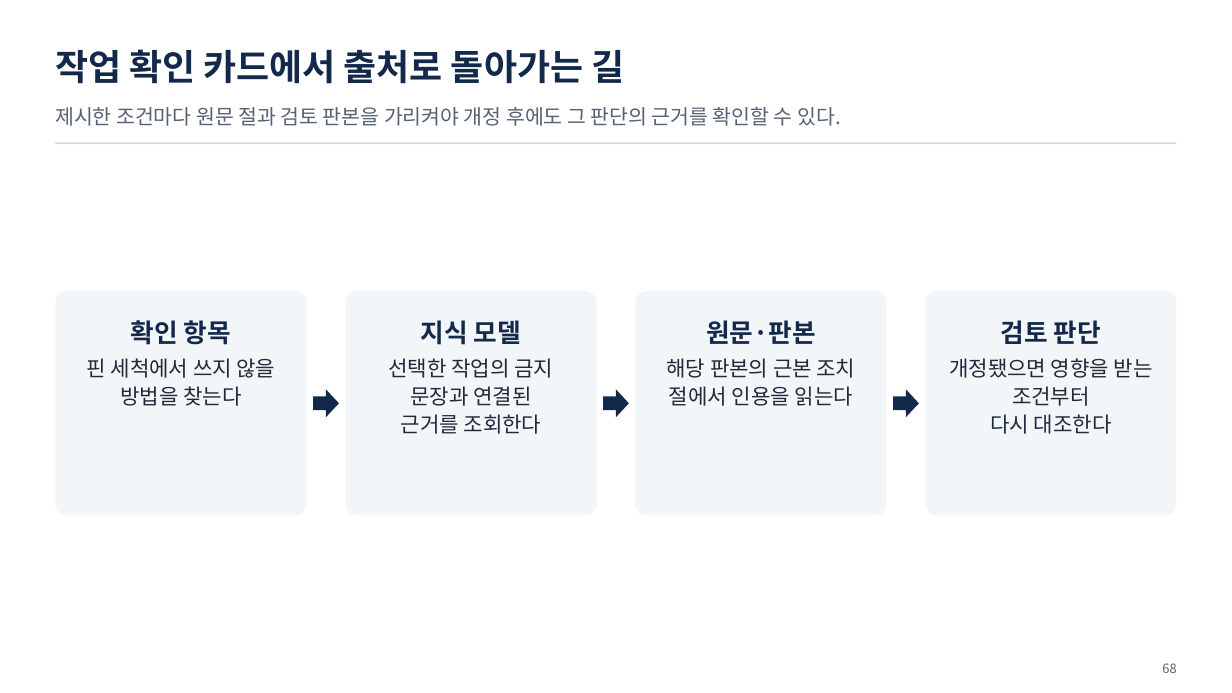
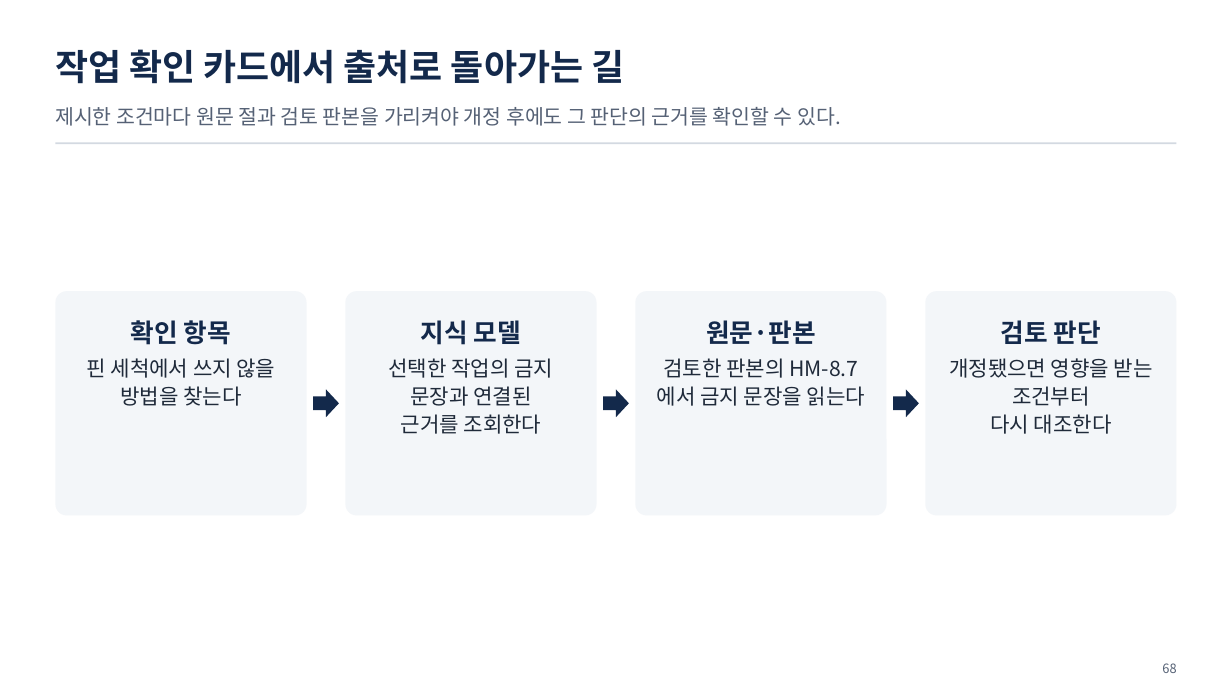
Before and after one commit to uengine-oss/hyd-iot-edu, a slide deck: slide 68 of workspace/강의제작/산출물/실전반/이론/03회차/실전반_03일차.pptx. Drawn at 1232x693 pixels with LibreOffice and Linux fonts; fonts in the diff are those of the drawing. Boxes give left, top, right and bottom in pixels: in the first picture for what was removed or moved away, otherwise in the second. Text is boxed around its words. In the diff, an @@ line names an element or a change of style, - is before the commit and + after.

```diff
--- a/workspace/강의제작/산출물/실전반/이론/03회차/실전반_03일차.pptx
+++ b/workspace/강의제작/산출물/실전반/이론/03회차/실전반_03일차.pptx
@@ text at bbox=[663, 358, 865, 406]: text changed @@
-해당 판본의 근본 조치 절에서 인용을 읽는다
+검토한 판본의 HM-8.7에서 금지 문장을 읽는다
```
Also in this commit, not shown: 2 other slides changed, 2 other files.
